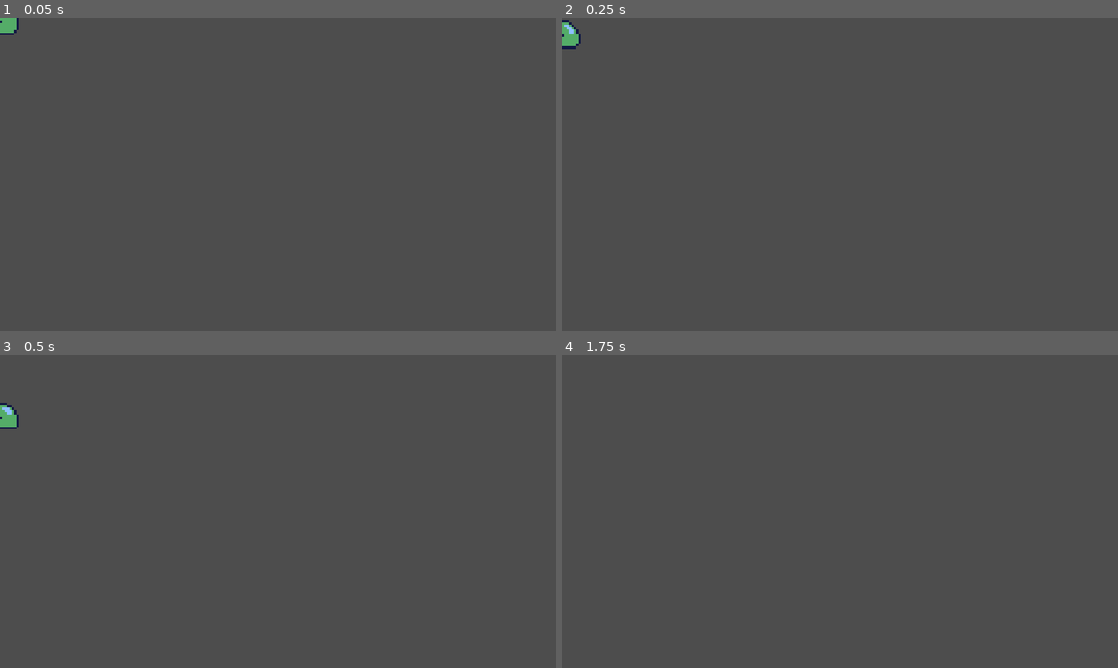
Above: before the commit, frames 1-4 (two rows, left to right).
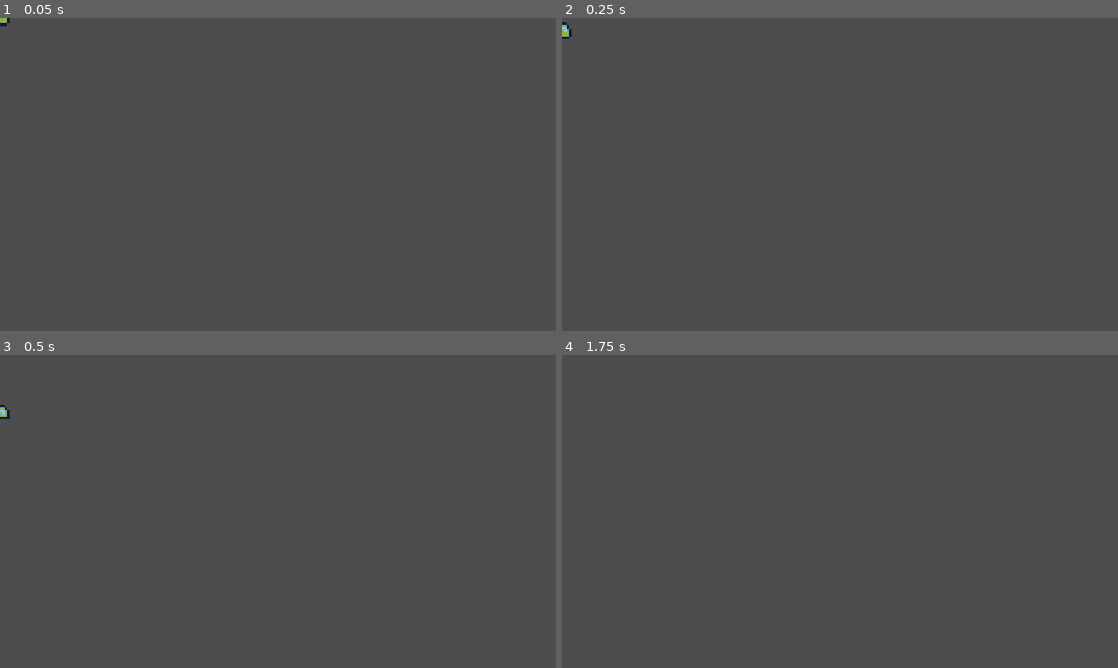
Above: after the commit, the same moments.

Repository: BillNyeFan123-creator/rebound
Game: Godot game, scene res://scenes/Enemies/BlueSlime.tscn
The game is run twice, just before and just after one commit, with the same random seed, the same clock (stepped at 60 frames per second) and the same inputs. This scene is started directly instead of the project's main scene.
Inputs (mouse positions are in pixels of both pictures, inside the frame that each line leads up to):
- Up to frame 1 (0.05 s): no input
- Up to frame 2 (0.25 s): no input
- Up to frame 3 (0.5 s): no input
- Up to frame 4 (1.75 s): move the mouse to (962, 495) at 0.52 s; hold D (move_right) from 0.53 s (still down); tap W (jump) at 0.6, 0.77, 1.07, 1.52, 1.55 s; move the mouse to (728, 527) at 1.27 s; tap X (attack) at 1.35 s

The runs differ from the first frame. In frame 1, 0.2% of the frame differs, in the area x 0-4%, y 0-6%; in frame 2, 0.3%, in the area x 0-4%, y 0-10%; in frame 3, 0.2%; in frame 4, nothing differs.

Commit message:
anims

Diff:
--- a/project.godot
+++ b/project.godot
@@ -22,8 +22,6 @@
 
 [display]
 
-window/size/viewport_width=1152
-window/size/viewport_height=648
 window/size/window_width_override=1920
 window/size/window_height_override=1080
 window/stretch/mode="canvas_items"
--- a/scenes/Enemies/BigSlime.tscn
+++ b/scenes/Enemies/BigSlime.tscn
@@ -1,10 +1,37 @@
-[gd_scene format=3]
+[gd_scene format=3 uid="uid://cp1i18gl2wogj"]
 
-[ext_resource type="Script" path="res://scripts/arena/Enemy.gd" id="1_enemy"]
-[ext_resource type="Texture2D" path="res://scenes/Enemies/Big Slime/big_slime_idle_32x32.png" id="2_idle"]
-[ext_resource type="Texture2D" path="res://scenes/Enemies/Big Slime/big_slime_jump_32x32.png" id="3_jump"]
-[ext_resource type="Texture2D" path="res://scenes/Enemies/Big Slime/big_slime_get_hit_32x32.png" id="4_hit"]
-[ext_resource type="Texture2D" path="res://scenes/Enemies/Big Slime/big_slime_death_32x32.png" id="5_death"]
+[ext_resource type="Script" uid="uid://bpttpf4o48mqm" path="res://scripts/arena/Enemy.gd" id="1_enemy"]
+[ext_resource type="Texture2D" uid="uid://dm7beelg48dun" path="res://scenes/Enemies/Big Slime/big_slime_idle_32x32.png" id="2_idle"]
+[ext_resource type="Texture2D" uid="uid://ct4v1lra58p65" path="res://scenes/Enemies/Big Slime/big_slime_jump_32x32.png" id="3_jump"]
+[ext_resource type="Texture2D" uid="uid://b8i4jl384p4ou" path="res://scenes/Enemies/Big Slime/big_slime_get_hit_32x32.png" id="4_hit"]
+[ext_resource type="Texture2D" uid="uid://cqaxxjci2kjq2" path="res://scenes/Enemies/Big Slime/big_slime_death_32x32.png" id="5_death"]
+
+[sub_resource type="RectangleShape2D" id="RectangleShape2D_body"]
+size = Vector2(24, 20)
+
+[sub_resource type="AtlasTexture" id="at_death_0"]
+atlas = ExtResource("5_death")
+region = Rect2(0, 0, 32, 32)
+
+[sub_resource type="AtlasTexture" id="at_death_1"]
+atlas = ExtResource("5_death")
+region = Rect2(32, 0, 32, 32)
+
+[sub_resource type="AtlasTexture" id="at_death_2"]
+atlas = ExtResource("5_death")
+region = Rect2(64, 0, 32, 32)
+
+[sub_resource type="AtlasTexture" id="at_death_3"]
+atlas = ExtResource("5_death")
+region = Rect2(96, 0, 32, 32)
+
+[sub_resource type="AtlasTexture" id="at_hit_0"]
+atlas = ExtResource("4_hit")
+region = Rect2(0, 0, 32, 32)
+
+[sub_resource type="AtlasTexture" id="at_hit_1"]
+atlas = ExtResource("4_hit")
+region = Rect2(32, 0, 32, 32)
 
 [sub_resource type="AtlasTexture" id="at_idle_0"]
 atlas = ExtResource("2_idle")
@@ -54,32 +81,36 @@
 atlas = ExtResource("3_jump")
 region = Rect2(160, 0, 32, 32)
 
-[sub_resource type="AtlasTexture" id="at_hit_0"]
-atlas = ExtResource("4_hit")
-region = Rect2(0, 0, 32, 32)
-
-[sub_resource type="AtlasTexture" id="at_hit_1"]
-atlas = ExtResource("4_hit")
-region = Rect2(32, 0, 32, 32)
-
-[sub_resource type="AtlasTexture" id="at_death_0"]
-atlas = ExtResource("5_death")
-region = Rect2(0, 0, 32, 32)
-
-[sub_resource type="AtlasTexture" id="at_death_1"]
-atlas = ExtResource("5_death")
-region = Rect2(32, 0, 32, 32)
-
-[sub_resource type="AtlasTexture" id="at_death_2"]
-atlas = ExtResource("5_death")
-region = Rect2(64, 0, 32, 32)
-
-[sub_resource type="AtlasTexture" id="at_death_3"]
-atlas = ExtResource("5_death")
-region = Rect2(96, 0, 32, 32)
-
 [sub_resource type="SpriteFrames" id="SpriteFrames_slime"]
 animations = [{
+"frames": [{
+"duration": 1.0,
+"texture": SubResource("at_death_0")
+}, {
+"duration": 1.0,
+"texture": SubResource("at_death_1")
+}, {
+"duration": 1.0,
+"texture": SubResource("at_death_2")
+}, {
+"duration": 1.0,
+"texture": SubResource("at_death_3")
+}],
+"loop": 0,
+"name": &"death",
+"speed": 10.0
+}, {
+"frames": [{
+"duration": 1.0,
+"texture": SubResource("at_hit_0")
+}, {
+"duration": 1.0,
+"texture": SubResource("at_hit_1")
+}],
+"loop": 0,
+"name": &"get_hit",
+"speed": 10.0
+}, {
 "frames": [{
 "duration": 1.0,
 "texture": SubResource("at_idle_0")
@@ -125,56 +156,25 @@
 "loop": 1,
 "name": &"jump",
 "speed": 10.0
-}, {
-"frames": [{
-"duration": 1.0,
-"texture": SubResource("at_hit_0")
-}, {
-"duration": 1.0,
-"texture": SubResource("at_hit_1")
-}],
-"loop": 0,
-"name": &"get_hit",
-"speed": 10.0
-}, {
-"frames": [{
-"duration": 1.0,
-"texture": SubResource("at_death_0")
-}, {
-"duration": 1.0,
-"texture": SubResource("at_death_1")
-}, {
-"duration": 1.0,
-"texture": SubResource("at_death_2")
-}, {
-"duration": 1.0,
-"texture": SubResource("at_death_3")
-}],
-"loop": 0,
-"name": &"death",
-"speed": 10.0
 }]
-
-[sub_resource type="RectangleShape2D" id="RectangleShape2D_body"]
-size = Vector2(24, 20)
 
 [sub_resource type="RectangleShape2D" id="RectangleShape2D_hurt"]
 size = Vector2(32, 26)
 
-[node name="BigSlime" type="CharacterBody2D" groups=["enemy"]]
+[node name="BigSlime" type="CharacterBody2D" unique_id=1973961784 groups=["enemy"]]
 collision_layer = 2
 collision_mask = 3
 script = ExtResource("1_enemy")
 
-[node name="Collision" type="CollisionShape2D" parent="."]
+[node name="Collision" type="CollisionShape2D" parent="." unique_id=511865099]
 shape = SubResource("RectangleShape2D_body")
 
-[node name="Anim" type="AnimatedSprite2D" parent="."]
+[node name="Anim" type="AnimatedSprite2D" parent="." unique_id=473419677]
 scale = Vector2(5, 5)
 sprite_frames = SubResource("SpriteFrames_slime")
 animation = &"idle"
 
-[node name="Hurtbox" type="Area2D" parent="."]
+[node name="Hurtbox" type="Area2D" parent="." unique_id=361417128]
 
-[node name="Collision" type="CollisionShape2D" parent="Hurtbox"]
+[node name="Collision" type="CollisionShape2D" parent="Hurtbox" unique_id=1531270153]
 shape = SubResource("RectangleShape2D_hurt")
--- a/scenes/Enemies/BlueSlime.tscn
+++ b/scenes/Enemies/BlueSlime.tscn
@@ -1,108 +1,134 @@
-[gd_scene format=3]
-; TEMPLATE: a second slime enemy for new anims/textures.
-; To reskin: drop in new 32x32 spritesheets and point the four Texture2D
-; ext_resources (idle / jump / get_hit / death) at them - everything else
-; (animations, AI, damage, death flow) is driven by scripts/arena/Enemy.gd
-; and needs no changes. Animation names must stay: idle, jump, get_hit, death.
+[gd_scene format=3 uid="uid://dhslbwkew444d"]
 
-[ext_resource type="Script" path="res://scripts/arena/Enemy.gd" id="1_enemy"]
-[ext_resource type="Texture2D" path="res://scenes/Enemies/Big Slime/big_slime_idle_32x32.png" id="2_idle"]
-[ext_resource type="Texture2D" path="res://scenes/Enemies/Big Slime/big_slime_jump_32x32.png" id="3_jump"]
-[ext_resource type="Texture2D" path="res://scenes/Enemies/Big Slime/big_slime_get_hit_32x32.png" id="4_hit"]
-[ext_resource type="Texture2D" path="res://scenes/Enemies/Big Slime/big_slime_death_32x32.png" id="5_death"]
+[ext_resource type="Script" uid="uid://bpttpf4o48mqm" path="res://scripts/arena/Enemy.gd" id="1_enemy"]
+[ext_resource type="Texture2D" uid="uid://b366yhla3e8sm" path="res://scenes/Enemies/Small Slime/small_slime_dead_32x32.png" id="2_2ghln"]
+[ext_resource type="Texture2D" uid="uid://4i7war7qdlge" path="res://scenes/Enemies/Small Slime/small_slime_get_hit_32x32.png" id="3_y52ah"]
+[ext_resource type="Texture2D" uid="uid://bwl3xqofp06w3" path="res://scenes/Enemies/Small Slime/small_slime_idle_32x32.png" id="4_wf0lf"]
+[ext_resource type="Texture2D" uid="uid://dk147w7ojrw2u" path="res://scenes/Enemies/Small Slime/small_slime_jump_32x32.png" id="5_bpscf"]
 
-[sub_resource type="AtlasTexture" id="at_idle_0"]
-atlas = ExtResource("2_idle")
+[sub_resource type="RectangleShape2D" id="RectangleShape2D_body"]
+size = Vector2(24, 20)
+
+[sub_resource type="AtlasTexture" id="AtlasTexture_d7hka"]
+atlas = ExtResource("2_2ghln")
 region = Rect2(0, 0, 32, 32)
 
-[sub_resource type="AtlasTexture" id="at_idle_1"]
-atlas = ExtResource("2_idle")
+[sub_resource type="AtlasTexture" id="AtlasTexture_b0bp0"]
+atlas = ExtResource("2_2ghln")
 region = Rect2(32, 0, 32, 32)
 
-[sub_resource type="AtlasTexture" id="at_idle_2"]
-atlas = ExtResource("2_idle")
+[sub_resource type="AtlasTexture" id="AtlasTexture_5614p"]
+atlas = ExtResource("2_2ghln")
 region = Rect2(64, 0, 32, 32)
 
-[sub_resource type="AtlasTexture" id="at_idle_3"]
-atlas = ExtResource("2_idle")
+[sub_resource type="AtlasTexture" id="AtlasTexture_afj0k"]
+atlas = ExtResource("2_2ghln")
 region = Rect2(96, 0, 32, 32)
 
-[sub_resource type="AtlasTexture" id="at_idle_4"]
-atlas = ExtResource("2_idle")
+[sub_resource type="AtlasTexture" id="AtlasTexture_boapg"]
+atlas = ExtResource("3_y52ah")
+region = Rect2(0, 0, 32, 32)
+
+[sub_resource type="AtlasTexture" id="AtlasTexture_3nxde"]
+atlas = ExtResource("3_y52ah")
+region = Rect2(32, 0, 32, 32)
+
+[sub_resource type="AtlasTexture" id="AtlasTexture_bk3qu"]
+atlas = ExtResource("4_wf0lf")
+region = Rect2(0, 0, 32, 32)
+
+[sub_resource type="AtlasTexture" id="AtlasTexture_c40h7"]
+atlas = ExtResource("4_wf0lf")
+region = Rect2(32, 0, 32, 32)
+
+[sub_resource type="AtlasTexture" id="AtlasTexture_4a2ef"]
+atlas = ExtResource("4_wf0lf")
+region = Rect2(64, 0, 32, 32)
+
+[sub_resource type="AtlasTexture" id="AtlasTexture_fror4"]
+atlas = ExtResource("4_wf0lf")
+region = Rect2(96, 0, 32, 32)
+
+[sub_resource type="AtlasTexture" id="AtlasTexture_vjpt2"]
+atlas = ExtResource("4_wf0lf")
 region = Rect2(128, 0, 32, 32)
 
-[sub_resource type="AtlasTexture" id="at_idle_5"]
-atlas = ExtResource("2_idle")
+[sub_resource type="AtlasTexture" id="AtlasTexture_4vprp"]
+atlas = ExtResource("4_wf0lf")
 region = Rect2(160, 0, 32, 32)
 
-[sub_resource type="AtlasTexture" id="at_jump_0"]
-atlas = ExtResource("3_jump")
+[sub_resource type="AtlasTexture" id="AtlasTexture_e1x17"]
+atlas = ExtResource("5_bpscf")
 region = Rect2(0, 0, 32, 32)
 
-[sub_resource type="AtlasTexture" id="at_jump_1"]
-atlas = ExtResource("3_jump")
+[sub_resource type="AtlasTexture" id="AtlasTexture_e63p3"]
+atlas = ExtResource("5_bpscf")
 region = Rect2(32, 0, 32, 32)
 
-[sub_resource type="AtlasTexture" id="at_jump_2"]
-atlas = ExtResource("3_jump")
+[sub_resource type="AtlasTexture" id="AtlasTexture_ht8m5"]
+atlas = ExtResource("5_bpscf")
 region = Rect2(64, 0, 32, 32)
 
-[sub_resource type="AtlasTexture" id="at_jump_3"]
-atlas = ExtResource("3_jump")
+[sub_resource type="AtlasTexture" id="AtlasTexture_syxi4"]
+atlas = ExtResource("5_bpscf")
 region = Rect2(96, 0, 32, 32)
 
-[sub_resource type="AtlasTexture" id="at_jump_4"]
-atlas = ExtResource("3_jump")
+[sub_resource type="AtlasTexture" id="AtlasTexture_kws6m"]
+atlas = ExtResource("5_bpscf")
 region = Rect2(128, 0, 32, 32)
 
-[sub_resource type="AtlasTexture" id="at_jump_5"]
-atlas = ExtResource("3_jump")
+[sub_resource type="AtlasTexture" id="AtlasTexture_glqxc"]
+atlas = ExtResource("5_bpscf")
 region = Rect2(160, 0, 32, 32)
-
-[sub_resource type="AtlasTexture" id="at_hit_0"]
-atlas = ExtResource("4_hit")
-region = Rect2(0, 0, 32, 32)
-
-[sub_resource type="AtlasTexture" id="at_hit_1"]
-atlas = ExtResource("4_hit")
-region = Rect2(32, 0, 32, 32)
-
-[sub_resource type="AtlasTexture" id="at_death_0"]
-atlas = ExtResource("5_death")
-region = Rect2(0, 0, 32, 32)
-
-[sub_resource type="AtlasTexture" id="at_death_1"]
-atlas = ExtResource("5_death")
-region = Rect2(32, 0, 32, 32)
-
-[sub_resource type="AtlasTexture" id="at_death_2"]
-atlas = ExtResource("5_death")
-region = Rect2(64, 0, 32, 32)
-
-[sub_resource type="AtlasTexture" id="at_death_3"]
-atlas = ExtResource("5_death")
-region = Rect2(96, 0, 32, 32)
 
 [sub_resource type="SpriteFrames" id="SpriteFrames_slime"]
 animations = [{
 "frames": [{
 "duration": 1.0,
-"texture": SubResource("at_idle_0")
+"texture": SubResource("AtlasTexture_d7hka")
 }, {
 "duration": 1.0,
-"texture": SubResource("at_idle_1")
+"texture": SubResource("AtlasTexture_b0bp0")
 }, {
 "duration": 1.0,
-"texture": SubResource("at_idle_2")
+"texture": SubResource("AtlasTexture_5614p")
 }, {
 "duration": 1.0,
-"texture": SubResource("at_idle_3")
+"texture": SubResource("AtlasTexture_afj0k")
+}],
+"loop": 0,
+"name": &"death",
+"speed": 10.0
+}, {
+"frames": [{
+"duration": 1.0,
+"texture": SubResource("AtlasTexture_boapg")
 }, {
 "duration": 1.0,
-"texture": SubResource("at_idle_4")
+"texture": SubResource("AtlasTexture_3nxde")
+}],
+"loop": 0,
+"name": &"get_hit",
+"speed": 10.0
+}, {
+"frames": [{
+"duration": 1.0,
+"texture": SubResource("AtlasTexture_bk3qu")
 }, {
 "duration": 1.0,
-"texture": SubResource("at_idle_5")
+"texture": SubResource("AtlasTexture_c40h7")
+}, {
+"duration": 1.0,
+"texture": SubResource("AtlasTexture_4a2ef")
+}, {
+"duration": 1.0,
+"texture": SubResource("AtlasTexture_fror4")
+}, {
+"duration": 1.0,
+"texture": SubResource("AtlasTexture_vjpt2")
+}, {
+"duration": 1.0,
+"texture": SubResource("AtlasTexture_4vprp")
 }],
 "loop": 1,
 "name": &"idle",
@@ -110,80 +136,46 @@
 }, {
 "frames": [{
 "duration": 1.0,
-"texture": SubResource("at_jump_0")
+"texture": SubResource("AtlasTexture_e1x17")
 }, {
 "duration": 1.0,
-"texture": SubResource("at_jump_1")
+"texture": SubResource("AtlasTexture_e63p3")
 }, {
 "duration": 1.0,
-"texture": SubResource("at_jump_2")
+"texture": SubResource("AtlasTexture_ht8m5")
 }, {
 "duration": 1.0,
-"texture": SubResource("at_jump_3")
+"texture": SubResource("AtlasTexture_syxi4")
 }, {
 "duration": 1.0,
-"texture": SubResource("at_jump_4")
+"texture": SubResource("AtlasTexture_kws6m")
 }, {
 "duration": 1.0,
-"texture": SubResource("at_jump_5")
+"texture": SubResource("AtlasTexture_glqxc")
 }],
 "loop": 1,
 "name": &"jump",
 "speed": 10.0
-}, {
-"frames": [{
-"duration": 1.0,
-"texture": SubResource("at_hit_0")
-}, {
-"duration": 1.0,
-"texture": SubResource("at_hit_1")
-}],
-"loop": 0,
-"name": &"get_hit",
-"speed": 10.0
-}, {
-"frames": [{
-"duration": 1.0,
-"texture": SubResource("at_death_0")
-}, {
-"duration": 1.0,
-"texture": SubResource("at_death_1")
-}, {
-"duration": 1.0,
-"texture": SubResource("at_death_2")
-}, {
-"duration": 1.0,
-"texture": SubResource("at_death_3")
-}],
-"loop": 0,
-"name": &"death",
-"speed": 10.0
 }]
-
-[sub_resource type="RectangleShape2D" id="RectangleShape2D_body"]
-size = Vector2(24, 20)
 
 [sub_resource type="RectangleShape2D" id="RectangleShape2D_hurt"]
 size = Vector2(32, 26)
 
-[node name="BlueSlime" type="CharacterBody2D" groups=["enemy"]]
+[node name="BlueSlime" type="CharacterBody2D" unique_id=1987254571 groups=["enemy"]]
+modulate = Color(0.55, 0.75, 1.3, 1)
 collision_layer = 2
 collision_mask = 3
-max_health = 2
-speed = 75.0
-contact_damage = 10
-modulate = Color(0.55, 0.75, 1.3, 1)
 script = ExtResource("1_enemy")
 
-[node name="Collision" type="CollisionShape2D" parent="."]
+[node name="Collision" type="CollisionShape2D" parent="." unique_id=82709477]
 shape = SubResource("RectangleShape2D_body")
 
-[node name="Anim" type="AnimatedSprite2D" parent="."]
+[node name="Anim" type="AnimatedSprite2D" parent="." unique_id=921244859]
 scale = Vector2(5, 5)
 sprite_frames = SubResource("SpriteFrames_slime")
-animation = &"idle"
+animation = &"jump"
 
-[node name="Hurtbox" type="Area2D" parent="."]
+[node name="Hurtbox" type="Area2D" parent="." unique_id=1941984171]
 
-[node name="Collision" type="CollisionShape2D" parent="Hurtbox"]
+[node name="Collision" type="CollisionShape2D" parent="Hurtbox" unique_id=817774841]
 shape = SubResource("RectangleShape2D_hurt")
--- /dev/null
+++ b/scenes/Enemy.tscn
@@ -0,0 +1,180 @@
+[gd_scene format=3 uid="uid://dfc4lnwdviwss"]
+
+[ext_resource type="Script" uid="uid://bpttpf4o48mqm" path="res://scripts/arena/Enemy.gd" id="1_enemy"]
+[ext_resource type="Texture2D" uid="uid://cqaxxjci2kjq2" path="res://scenes/Enemies/Big Slime/big_slime_death_32x32.png" id="2_5wwv6"]
+[ext_resource type="Texture2D" uid="uid://b8i4jl384p4ou" path="res://scenes/Enemies/Big Slime/big_slime_get_hit_32x32.png" id="3_1vja8"]
+[ext_resource type="Texture2D" uid="uid://dm7beelg48dun" path="res://scenes/Enemies/Big Slime/big_slime_idle_32x32.png" id="4_iwav8"]
+[ext_resource type="Texture2D" uid="uid://ct4v1lra58p65" path="res://scenes/Enemies/Big Slime/big_slime_jump_32x32.png" id="5_1i2q2"]
+
+[sub_resource type="RectangleShape2D" id="RectangleShape2D_body"]
+size = Vector2(24, 24)
+
+[sub_resource type="AtlasTexture" id="AtlasTexture_ly5gv"]
+atlas = ExtResource("2_5wwv6")
+region = Rect2(0, 0, 32, 32)
+
+[sub_resource type="AtlasTexture" id="AtlasTexture_82o86"]
+atlas = ExtResource("2_5wwv6")
+region = Rect2(32, 0, 32, 32)
+
+[sub_resource type="AtlasTexture" id="AtlasTexture_1gqeq"]
+atlas = ExtResource("2_5wwv6")
+region = Rect2(64, 0, 32, 32)
+
+[sub_resource type="AtlasTexture" id="AtlasTexture_isvm2"]
+atlas = ExtResource("2_5wwv6")
+region = Rect2(96, 0, 32, 32)
+
+[sub_resource type="AtlasTexture" id="AtlasTexture_gr8dl"]
+atlas = ExtResource("3_1vja8")
+region = Rect2(0, 0, 32, 32)
+
+[sub_resource type="AtlasTexture" id="AtlasTexture_axa8o"]
+atlas = ExtResource("3_1vja8")
+region = Rect2(32, 0, 32, 32)
+
+[sub_resource type="AtlasTexture" id="AtlasTexture_4iqch"]
+atlas = ExtResource("4_iwav8")
+region = Rect2(0, 0, 32, 32)
+
+[sub_resource type="AtlasTexture" id="AtlasTexture_x3f71"]
+atlas = ExtResource("4_iwav8")
+region = Rect2(32, 0, 32, 32)
+
+[sub_resource type="AtlasTexture" id="AtlasTexture_ksmwx"]
+atlas = ExtResource("4_iwav8")
+region = Rect2(64, 0, 32, 32)
+
+[sub_resource type="AtlasTexture" id="AtlasTexture_oq86d"]
+atlas = ExtResource("4_iwav8")
+region = Rect2(96, 0, 32, 32)
+
+[sub_resource type="AtlasTexture" id="AtlasTexture_joqoj"]
+atlas = ExtResource("4_iwav8")
+region = Rect2(128, 0, 32, 32)
+
+[sub_resource type="AtlasTexture" id="AtlasTexture_govun"]
+atlas = ExtResource("4_iwav8")
+region = Rect2(160, 0, 32, 32)
+
+[sub_resource type="AtlasTexture" id="AtlasTexture_hwoi6"]
+atlas = ExtResource("5_1i2q2")
+region = Rect2(0, 0, 32, 32)
+
+[sub_resource type="AtlasTexture" id="AtlasTexture_g512e"]
+atlas = ExtResource("5_1i2q2")
+region = Rect2(32, 0, 32, 32)
+
+[sub_resource type="AtlasTexture" id="AtlasTexture_pl6g4"]
+atlas = ExtResource("5_1i2q2")
+region = Rect2(64, 0, 32, 32)
+
+[sub_resource type="AtlasTexture" id="AtlasTexture_u1yns"]
+atlas = ExtResource("5_1i2q2")
+region = Rect2(96, 0, 32, 32)
+
+[sub_resource type="AtlasTexture" id="AtlasTexture_8fyuy"]
+atlas = ExtResource("5_1i2q2")
+region = Rect2(128, 0, 32, 32)
+
+[sub_resource type="AtlasTexture" id="AtlasTexture_q5i3e"]
+atlas = ExtResource("5_1i2q2")
+region = Rect2(160, 0, 32, 32)
+
+[sub_resource type="SpriteFrames" id="SpriteFrames_rgvph"]
+animations = [{
+"frames": [{
+"duration": 1.0,
+"texture": SubResource("AtlasTexture_ly5gv")
+}, {
+"duration": 1.0,
+"texture": SubResource("AtlasTexture_82o86")
+}, {
+"duration": 1.0,
+"texture": SubResource("AtlasTexture_1gqeq")
+}, {
+"duration": 1.0,
+"texture": SubResource("AtlasTexture_isvm2")
+}],
+"loop": 1,
+"name": &"die",
+"speed": 5.0
+}, {
+"frames": [{
+"duration": 1.0,
+"texture": SubResource("AtlasTexture_gr8dl")
+}, {
+"duration": 1.0,
+"texture": SubResource("AtlasTexture_axa8o")
+}],
+"loop": 1,
+"name": &"hit",
+"speed": 5.0
+}, {
+"frames": [{
+"duration": 1.0,
+"texture": SubResource("AtlasTexture_4iqch")
+}, {
+"duration": 1.0,
+"texture": SubResource("AtlasTexture_x3f71")
+}, {
+"duration": 1.0,
+"texture": SubResource("AtlasTexture_ksmwx")
+}, {
+"duration": 1.0,
+"texture": SubResource("AtlasTexture_oq86d")
+}, {
+"duration": 1.0,
+"texture": SubResource("AtlasTexture_joqoj")
+}, {
+"duration": 1.0,
+"texture": SubResource("AtlasTexture_govun")
+}],
+"loop": 1,
+"name": &"idle",
+"speed": 5.0
+}, {
+"frames": [{
+"duration": 1.0,
+"texture": SubResource("AtlasTexture_hwoi6")
+}, {
+"duration": 1.0,
+"texture": SubResource("AtlasTexture_g512e")
+}, {
+"duration": 1.0,
+"texture": SubResource("AtlasTexture_pl6g4")
+}, {
+"duration": 1.0,
+"texture": SubResource("AtlasTexture_u1yns")
+}, {
+"duration": 1.0,
+"texture": SubResource("AtlasTexture_8fyuy")
+}, {
+"duration": 1.0,
+"texture": SubResource("AtlasTexture_q5i3e")
+}],
+"loop": 1,
+"name": &"jump",
+"speed": 5.0
+}]
+
+[sub_resource type="RectangleShape2D" id="RectangleShape2D_hurt"]
+size = Vector2(30, 30)
+
+[node name="Zombie" type="CharacterBody2D" unique_id=1835234325 groups=["enemy"]]
+collision_layer = 2
+collision_mask = 3
+script = ExtResource("1_enemy")
+
+[node name="Collision" type="CollisionShape2D" parent="." unique_id=31582424]
+shape = SubResource("RectangleShape2D_body")
+
+[node name="Big slime" type="AnimatedSprite2D" parent="." unique_id=1992444640]
+sprite_frames = SubResource("SpriteFrames_rgvph")
+animation = &"idle"
+
+[node name="Hurtbox" type="Area2D" parent="." unique_id=1205436785]
+
+[node name="Collision" type="CollisionShape2D" parent="Hurtbox" unique_id=352324162]
+position = Vector2(-1, 28)
+shape = SubResource("RectangleShape2D_hurt")
--- a/scenes/player/sprite_knight.tscn
+++ b/scenes/player/sprite_knight.tscn
@@ -1,15 +1,15 @@
-[gd_scene format=3]
+[gd_scene format=3 uid="uid://76u2j6odyam8"]
 
 [ext_resource type="Texture2D" uid="uid://u4g038qop5cs" path="res://assets/Player/Knight/Idle Anim/knight_idle_0.png" id="1_cw2d6"]
 [ext_resource type="Texture2D" uid="uid://caaghuvi0yqp1" path="res://assets/Player/Knight/Idle Anim/knight_idle_1.png" id="2_khinc"]
-[ext_resource type="Texture2D" path="res://assets/Player/Knight/walking anim/right/knight_walk_right_0.png" id="3_wr0"]
-[ext_resource type="Texture2D" path="res://assets/Player/Knight/walking anim/right/knight_walk_right_1.png" id="4_wr1"]
-[ext_resource type="Texture2D" path="res://assets/Player/Knight/walking anim/right/knight_walk_right_2.png" id="5_wr2"]
-[ext_resource type="Texture2D" path="res://assets/Player/Knight/walking anim/right/knight_walk_right_3.png" id="6_wr3"]
-[ext_resource type="Texture2D" path="res://assets/Player/Knight/walking anim/left/knight_walk_left_0.png" id="7_wl0"]
-[ext_resource type="Texture2D" path="res://assets/Player/Knight/walking anim/left/knight_walk_left_1.png" id="8_wl1"]
-[ext_resource type="Texture2D" path="res://assets/Player/Knight/walking anim/left/knight_walk_left_2.png" id="9_wl2"]
-[ext_resource type="Texture2D" path="res://assets/Player/Knight/walking anim/left/knight_walk_left_3.png" id="10_wl3"]
+[ext_resource type="Texture2D" uid="uid://coy232ugddor0" path="res://assets/Player/Knight/walking anim/right/knight_walk_right_0.png" id="3_wr0"]
+[ext_resource type="Texture2D" uid="uid://cw0kgpluktyxo" path="res://assets/Player/Knight/walking anim/right/knight_walk_right_1.png" id="4_wr1"]
+[ext_resource type="Texture2D" uid="uid://o3dnndvqhc56" path="res://assets/Player/Knight/walking anim/right/knight_walk_right_2.png" id="5_wr2"]
+[ext_resource type="Texture2D" uid="uid://dofdw1orv4tsc" path="res://assets/Player/Knight/walking anim/right/knight_walk_right_3.png" id="6_wr3"]
+[ext_resource type="Texture2D" uid="uid://bt3hdv66lljh8" path="res://assets/Player/Knight/walking anim/left/knight_walk_left_0.png" id="7_wl0"]
+[ext_resource type="Texture2D" uid="uid://dh7u6cb1j2pyc" path="res://assets/Player/Knight/walking anim/left/knight_walk_left_1.png" id="8_wl1"]
+[ext_resource type="Texture2D" uid="uid://dvqi5a2sg6qbt" path="res://assets/Player/Knight/walking anim/left/knight_walk_left_2.png" id="9_wl2"]
+[ext_resource type="Texture2D" uid="uid://copc0qqi1rbf1" path="res://assets/Player/Knight/walking anim/left/knight_walk_left_3.png" id="10_wl3"]
 
 [sub_resource type="SpriteFrames" id="SpriteFrames_vrxvm"]
 animations = [{
@@ -23,6 +23,23 @@
 "loop": 1,
 "name": &"knight idle",
 "speed": 2.5
+}, {
+"frames": [{
+"duration": 1.0,
+"texture": ExtResource("7_wl0")
+}, {
+"duration": 1.0,
+"texture": ExtResource("8_wl1")
+}, {
+"duration": 1.0,
+"texture": ExtResource("9_wl2")
+}, {
+"duration": 1.0,
+"texture": ExtResource("10_wl3")
+}],
+"loop": 1,
+"name": &"knight walk left",
+"speed": 8.0
 }, {
 "frames": [{
 "duration": 1.0,
@@ -40,26 +57,9 @@
 "loop": 1,
 "name": &"knight walk right",
 "speed": 8.0
-}, {
-"frames": [{
-"duration": 1.0,
-"texture": ExtResource("7_wl0")
-}, {
-"duration": 1.0,
-"texture": ExtResource("8_wl1")
-}, {
-"duration": 1.0,
-"texture": ExtResource("9_wl2")
-}, {
-"duration": 1.0,
-"texture": ExtResource("10_wl3")
-}],
-"loop": 1,
-"name": &"knight walk left",
-"speed": 8.0
 }]
 
-[node name="SpriteKnight" type="AnimatedSprite2D"]
+[node name="SpriteKnight" type="AnimatedSprite2D" unique_id=1973205071]
 sprite_frames = SubResource("SpriteFrames_vrxvm")
 animation = &"knight idle"
 centered = false
Binary file added: scenes/Enemies/Small Slime/small_slime_dead_32x32.png
Not shown, added: scenes/Enemies/Small Slime/small_slime_dead_32x32.png.import
Binary file added: scenes/Enemies/Small Slime/small_slime_get_hit_32x32.png
Not shown, added: scenes/Enemies/Small Slime/small_slime_get_hit_32x32.png.import
Binary file added: scenes/Enemies/Small Slime/small_slime_idle_32x32.png
Not shown, added: scenes/Enemies/Small Slime/small_slime_idle_32x32.png.import
Binary file added: scenes/Enemies/Small Slime/small_slime_jump_32x32.png
Not shown, added: scenes/Enemies/Small Slime/small_slime_jump_32x32.png.import
